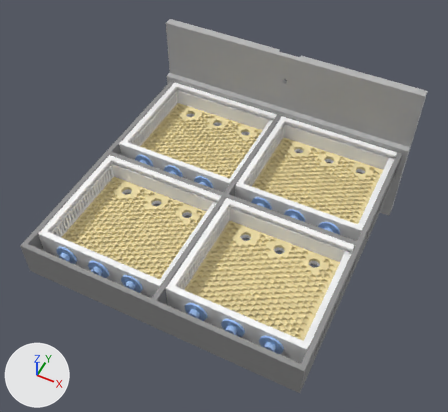
Renders of the glTF model hardware/cages/check/assembly.glb from each side of a commit.
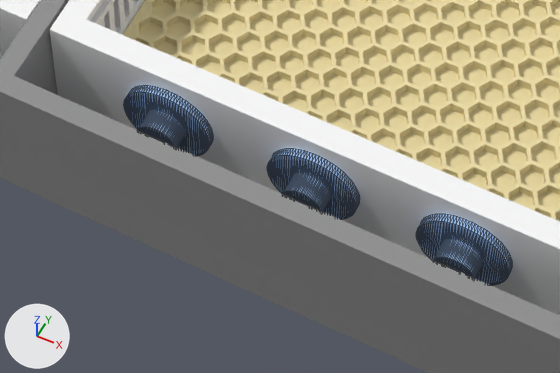
The first picture shows the older version from a 50 mm camera at (155.0, -433.0, 409.0) aimed at (-2.0, -119.0, 17.0). The close-ups show the older and then the newer version on the part from 34% to 66% of the width and 68% to 91% of the height of that picture. Only the edits that show in the close-ups are written down. The lights are fixed; the arrows at lower left show +X, +Y and +Z. The close-ups show mesh edges as thin lines.

The first close-up shows 'cage3', 'cage4', 'cap4.1', 'cap4.2', 'cap4.3', 'foundation4', 'rack'.
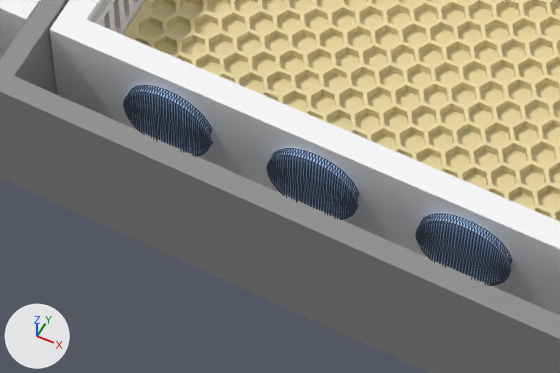
Location of each change, (x1, y1, x2, y2) in pixels of the close-ups (560 x 373 px):
'cap4.2', reshaped
    before: (267, 148, 360, 219)
    after: (267, 148, 359, 219)
'cap4.1', reshaped
    before: (124, 85, 213, 156)
    after: (124, 85, 212, 156)
part 1 of me_cap4_1, cut back
    before: (138, 92, 213, 152)
    after: (146, 92, 212, 152)
part 2 of me_cap4_2, cut back
    before: (283, 156, 360, 215)
    after: (289, 156, 359, 215)
part 3 of me_cap4_3, cut back
    before: (434, 222, 512, 281)
    after: (438, 222, 512, 281)

What the commit changed:
me_cap4_1 is used by ob_cap4_1; location (0.0, 0.0, 0.0).
me_cap4_1 had 576 vertices, 1148 faces and spanned x 18.5..36.5, y -227.6..-217.0, z 10.5..28.5.
me_cap4_1 now has 392 vertices, 780 faces and spans x 18.5..36.5, y -223.6..-217.0, z 10.5..28.5.
Part 1, on me_cap4_1:
198 vertices are removed from x 23.5..36.5, y -227.6..-222.0, z 15.5..23.5.
456 faces are deleted.
1 vertex moves from x 36.3, y -222.0, z 17.7 to x 36.3, y -223.0, z 17.5.
7 vertices are added at x 33.8..36.3, y -223.0..-222.0, z 17.5..21.5.
7 new vertices lie (0.0, 0.6, 0.0) away from vertices in x 36.3..36.5, y -223.6, z 17.7..21.3.
88 new faces join them.
me_cap4_2 is used by ob_cap4_2; location (0.0, 0.0, 0.0).
me_cap4_2 had 576 vertices, 1148 faces and spanned x 48.5..66.5, y -227.6..-217.0, z 10.5..28.5.
me_cap4_2 now has 392 vertices, 780 faces and spans x 48.5..66.5, y -223.6..-217.0, z 10.5..28.5.
Part 2, on me_cap4_2:
198 vertices are removed from x 53.5..66.5, y -227.6..-222.0, z 15.5..23.5.
456 faces are deleted.
1 vertex moves from x 66.3, y -222.0, z 17.7 to x 66.3, y -223.0, z 17.5.
7 vertices are added at x 63.8..66.3, y -223.0..-222.0, z 17.5..21.5.
7 new vertices lie (0.0, 0.6, 0.0) away from vertices in x 66.3..66.5, y -223.6, z 17.7..21.3.
88 new faces join them.
me_cap4_3 is used by ob_cap4_3; location (0.0, 0.0, 0.0).
me_cap4_3 had 576 vertices, 1148 faces and spanned x 78.5..96.5, y -227.6..-217.0, z 10.5..28.5.
me_cap4_3 now has 392 vertices, 780 faces and spans x 78.5..96.5, y -223.6..-217.0, z 10.5..28.5.
Part 3, on me_cap4_3:
198 vertices are removed from x 83.5..96.5, y -227.6..-222.0, z 15.5..23.5.
456 faces are deleted.
1 vertex moves from x 96.3, y -222.0, z 17.7 to x 96.3, y -223.0, z 17.5.
7 vertices are added at x 93.8..96.3, y -223.0..-222.0, z 17.5..21.5.
7 new vertices lie (0.0, 0.6, 0.0) away from vertices in x 96.3..96.5, y -223.6, z 17.7..21.3.
88 new faces join them.
